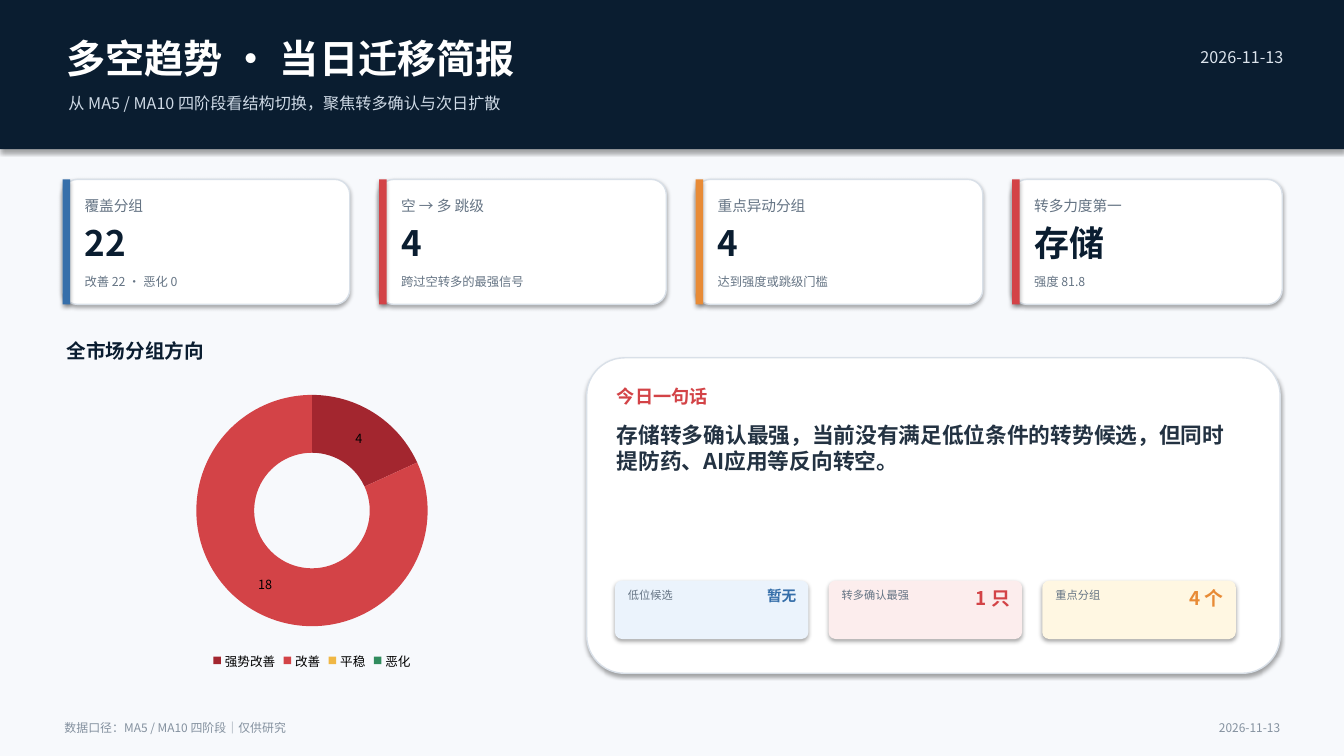
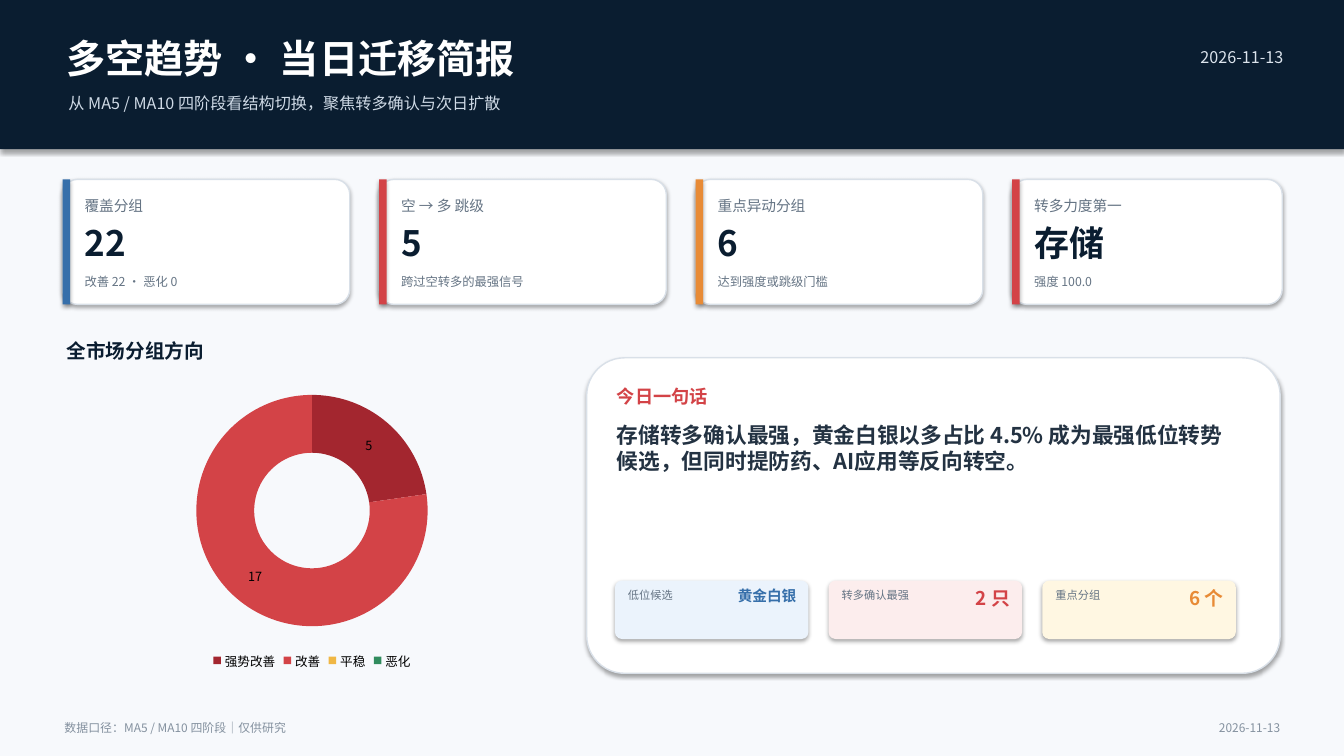
Before and after one commit to nancybhc/a-share-blast-lab, a slide deck: slide 1 of assets/多空阶段简报_2026-11-13.pptx. Drawn at 1344x756 pixels with LibreOffice and Linux fonts; fonts in the diff are those of the drawing. Boxes give left, top, right and bottom in pixels: in the first picture for what was removed or moved away, otherwise in the second. Text is boxed around its words. In the diff, an @@ line names an element or a change of style, - is before the commit and + after.

```diff
--- a/assets/多空阶段简报_2026-11-13.pptx
+++ b/assets/多空阶段简报_2026-11-13.pptx
@@ text at box(401, 230, 422, 257): text changed @@
-4
+5
@@ text at box(718, 229, 739, 257): text changed @@
-4
+6
@@ text at box(1034, 276, 1092, 287): text changed @@
-强度 81.8
+强度 100.0
@@ doughnut chart at box(73, 381, 552, 674) @@
@@ Series 1, 强势改善: 4 to 5 @@
@@ Series 1, 改善: 18 to 17 @@
@@ text at box(617, 424, 1223, 472): text changed @@
-存储转多确认最强，当前没有满足低位条件的转势候选，但同时提防药、AI应用等反向转空。
+存储转多确认最强，黄金白银以多占比 4.5% 成为最强低位转势候选，但同时提防药、AI应用等反向转空。
@@ text at box(738, 588, 796, 602): text changed @@
-暂无
+黄金白银
@@ text at box(976, 590, 1010, 607): text changed @@
-1 只
+2 只
@@ text at box(1190, 589, 1224, 607): text changed @@
-4 个
+6 个
```
Also in this commit, not shown: 3 other slides changed, 13 other files.
